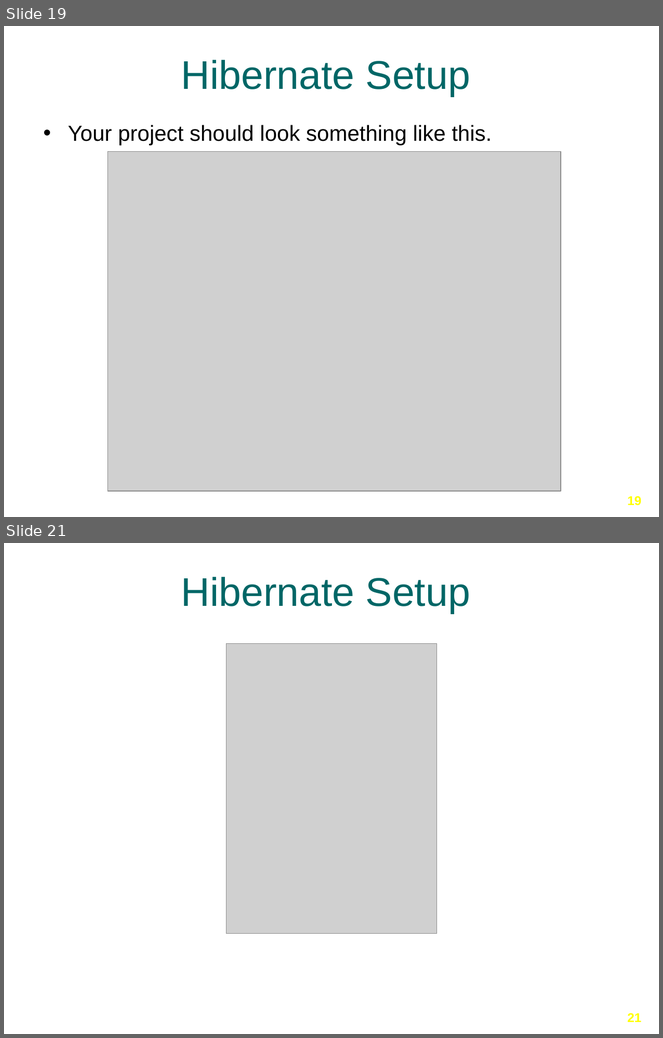
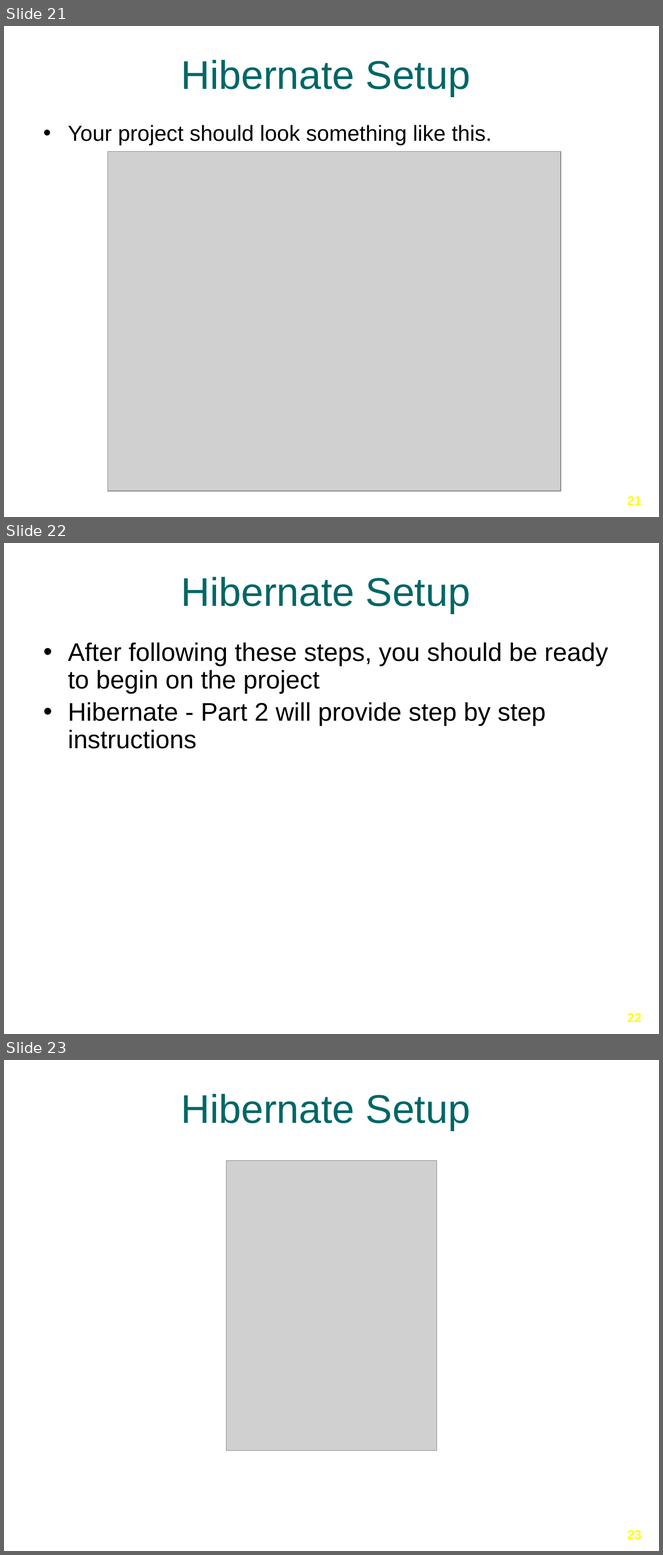
Before and after one commit to Ansilacerda/CIT360-Portfolio, a slide deck: Presentations/Hibernate/Hibernate-Part-2.pptx. Shown one above the other, each under a label of ours: slides 19 and 21 before the commit, slides 21, 22 and 23 after it; the slides between them are not shown. The pictures are 663x1038 and 663x1555 pixels, drawn with LibreOffice and Linux fonts; fonts in the diff are those of the drawing; grey boxes stand for pictures; background and template pictures are left out. Boxes give left, top, right and bottom in pixels: in the first picture for what was removed or moved away, otherwise in the second. Text is boxed around its words. In the diff, an @@ line names an element or a change of style, - is before the commit and + after.

```diff
--- a/Presentations/Hibernate/Hibernate-Part-2.pptx
+++ b/Presentations/Hibernate/Hibernate-Part-2.pptx
@@ slide 22 added at (4, 543, 659, 1034), background picture (left out) @@
@@ title added at (181, 577, 470, 613), 44 pt, text #006666 @@
+Hibernate Setup
@@ text added at (68, 642, 609, 749), 28 pt, text #000000 @@
+• After following these steps, you should be ready to begin on the project
+• Hibernate - Part 2 will provide step by step instructions
@@ page number added at (627, 1014, 642, 1022), 14 pt, text #FFFF00, bold @@
+22
@@ what was slide 19 is now slide 21 @@
@@ page number at (627, 497, 642, 505): text changed @@
-19
+21
@@ what was slide 21 is now slide 23 @@
@@ page number at (627, 1531, 642, 1540): text changed @@
-21
+23
```
Also in this commit, not shown: 2 slides changed, 1 other slide added.
